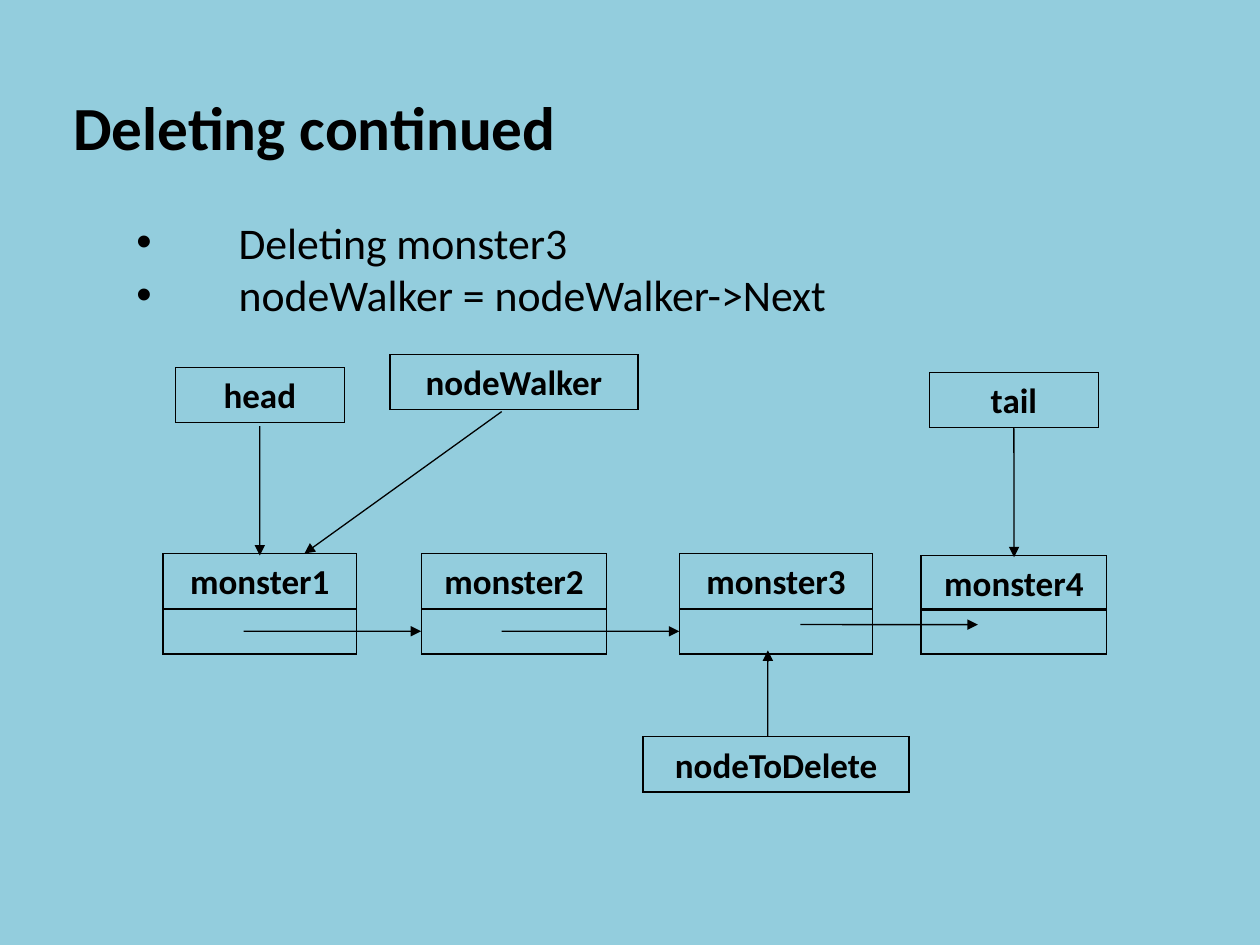
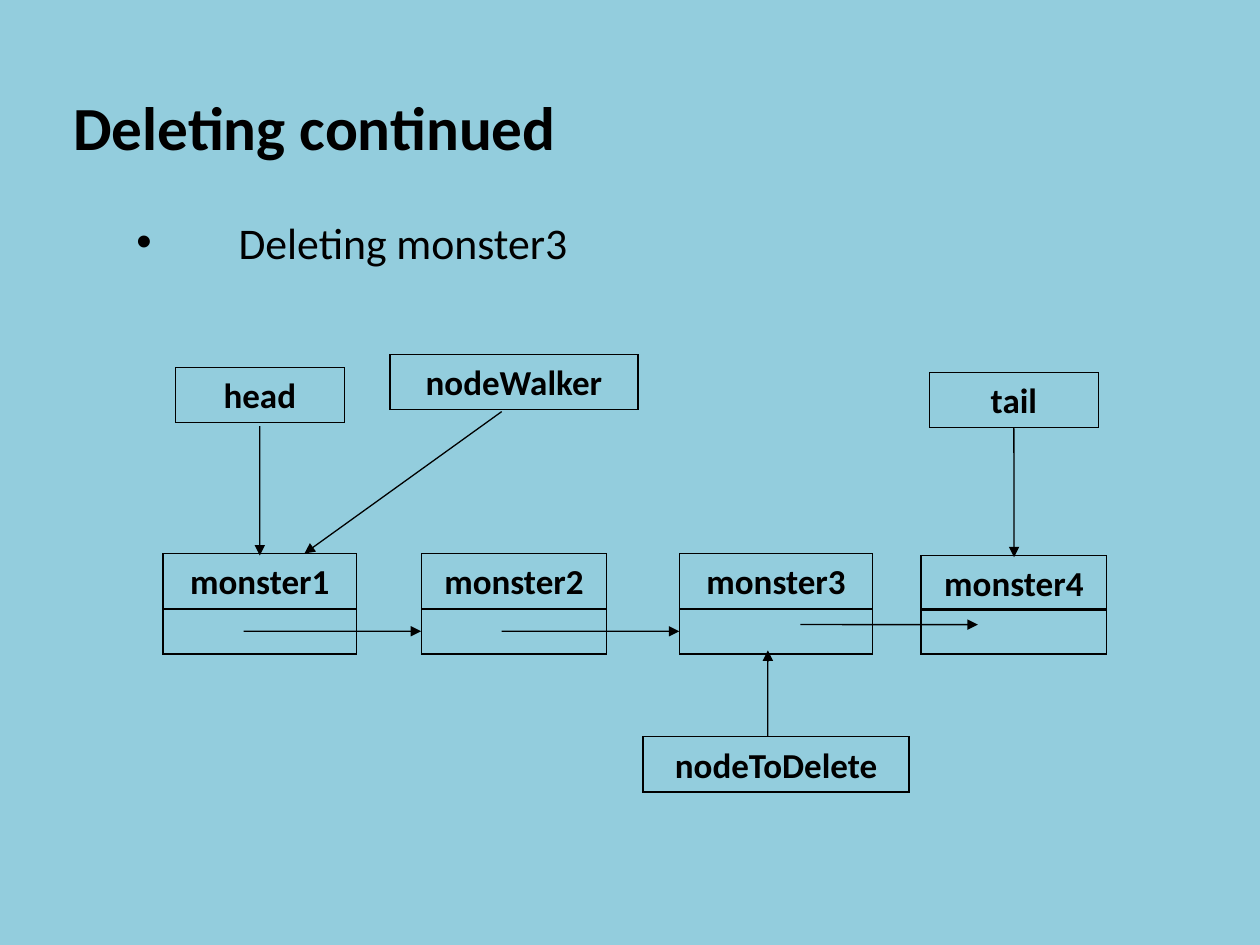
Before and after one commit to szetko/course-materials, a slide deck: slide 23 of Programming 4/03.1 Linked Lists/03.1 Linked Lists.pptx. Drawn at 1260x945 pixels with LibreOffice and Linux fonts; fonts in the diff are those of the drawing. Boxes give left, top, right and bottom in pixels: in the first picture for what was removed or moved away, otherwise in the second. Text is boxed around its words. In the diff, an @@ line names an element or a change of style, - is before the commit and + after.

```diff
--- a/Programming 4/03.1 Linked Lists/03.1 Linked Lists.pptx
+++ b/Programming 4/03.1 Linked Lists/03.1 Linked Lists.pptx
@@ text at <box>239,280,826,312</box>: paragraph removed @@
-    • nodeWalker = nodeWalker->Next
```
Also in this commit, not shown: 1 other slide changed, 1 slide added.
